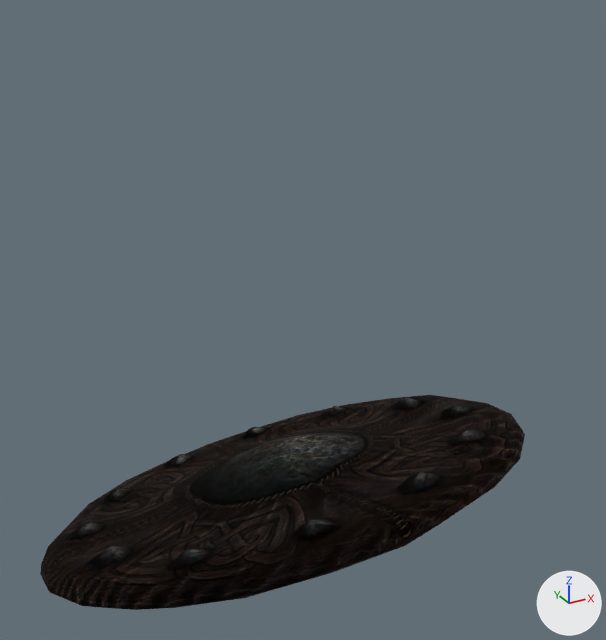
The glTF model assets/models/ITAR_NEWSHIELD_04.glb: old version first, new version second.
Before and after are seen from a camera (50 mm lens) standing at (-0.417, -0.683, 0.639) and looking at (0.024, 0.119, 0.237). Lighting does not change. The marker at lower right points along +X, +Y and +Z. Vertices at the same position are counted once.
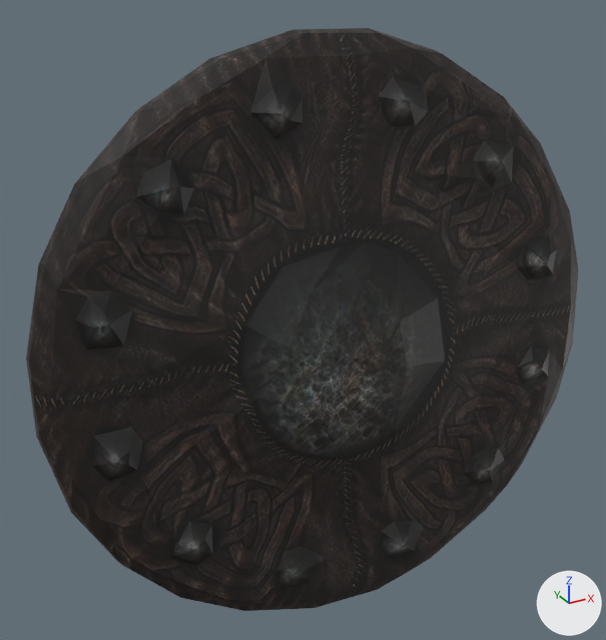
Boxes [x1, y1, x2, y2] around the edits, measured in the pictures (606 x 640 px):
'Mesh', surface changed, reshaped (14% wider, 170% taller)
    before: [40, 395, 525, 610]
    after: [26, 28, 578, 611]

The change in detail:
In material 'HIDESHIELD' (mat_hideshield), metallic goes from 1.0 to 0.0.
me_mesh has 298 vertices, 588 faces and spans x -0.311..0.309, y -0.159..0.416, z -0.115..0.139.
me_mesh is used by ob_mesh; location (0.0, 0.0, 0.0).
me_mesh part 1: the whole mesh is multiplied about its middle by the matrix ((0.022, 0.893, -0.45), (-0.018, -0.449, -0.893), (-1.0, 0.028, 0.006)), then moved by (-0.003, -0.137, 0.252).
